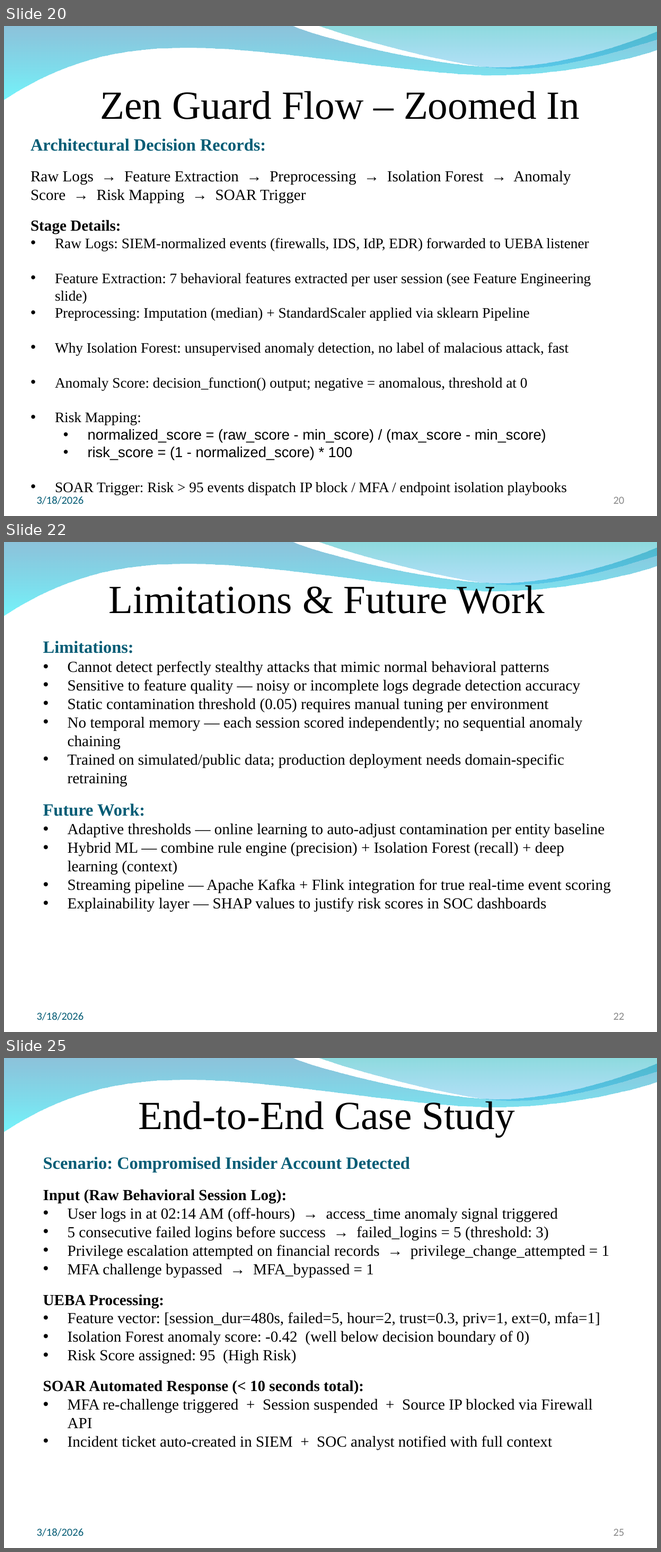
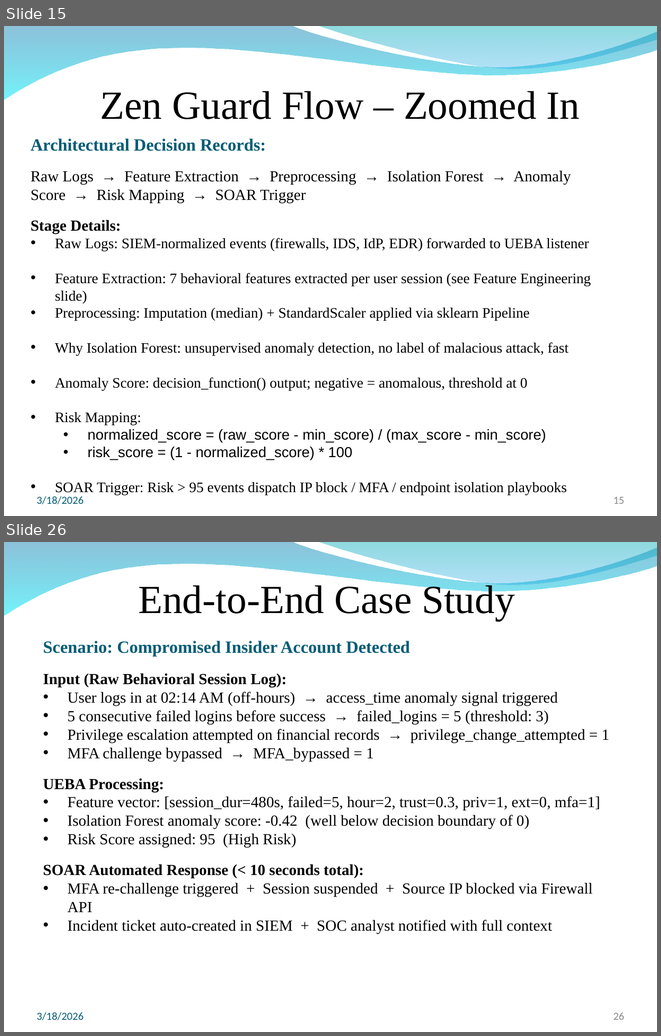
Before and after one commit to Jaiguruu/ZenGaurd---implementation, a slide deck: docs/presentations/ZenGuard_Review1_Updated.pptx. Shown one above the other, each under a label of ours: slides 20, 22 and 25 before the commit, slides 15 and 26 after it; the slides between them are not shown. The pictures are 661x1552 and 661x1036 pixels, drawn with LibreOffice and Linux fonts; fonts in the diff are those of the drawing; background and template pictures are left out. Boxes give left, top, right and bottom in pixels: in the first picture for what was removed or moved away, otherwise in the second. Text is boxed around its words. In the diff, an @@ line names an element or a change of style, - is before the commit and + after.

```diff
--- a/docs/presentations/ZenGuard_Review1_Updated.pptx
+++ b/docs/presentations/ZenGuard_Review1_Updated.pptx
@@ slide 22 removed at [4, 542, 657, 1032], background picture (left out); not listed: 2 template elements that a slide beside it also shows @@
@@ text removed at [108, 582, 544, 614] @@
-Limitations & Future Work
@@ text removed at [43, 641, 611, 911] @@
-Limitations:
-• Cannot detect perfectly stealthy attacks that mimic normal behavioral patterns
-• Sensitive to feature quality — noisy or incomplete logs degrade detection accuracy
-• Static contamination threshold (0.05) requires manual tuning per environment
-• No temporal memory — each session scored independently; no sequential anomaly chaining
-• Trained on simulated/public data; production deployment needs domain-specific retraining
-Future Work:
-• Adaptive thresholds — online learning to auto-adjust contamination per entity baseline
-• Hybrid ML — combine rule engine (precision) + Isolation Forest (recall) + deep learning (context)
-• Streaming pipeline — Apache Kafka + Flink integration for true real-time event scoring
-• Explainability layer — SHAP values to justify risk scores in SOC dashboards
@@ text removed at [37, 1012, 84, 1020] @@
-3/18/2026
@@ page number removed at [614, 1013, 625, 1020] @@
-22
@@ what was slide 20 is now slide 15 @@
@@ page number at [614, 497, 625, 504]: text changed @@
-20
+15
@@ what was slide 25 is now slide 26 @@
@@ page number at [614, 1012, 625, 1020]: text changed @@
-25
+26
```
Also in this commit, not shown: 3 slides changed, 2 slides added, 3 other slides removed.
